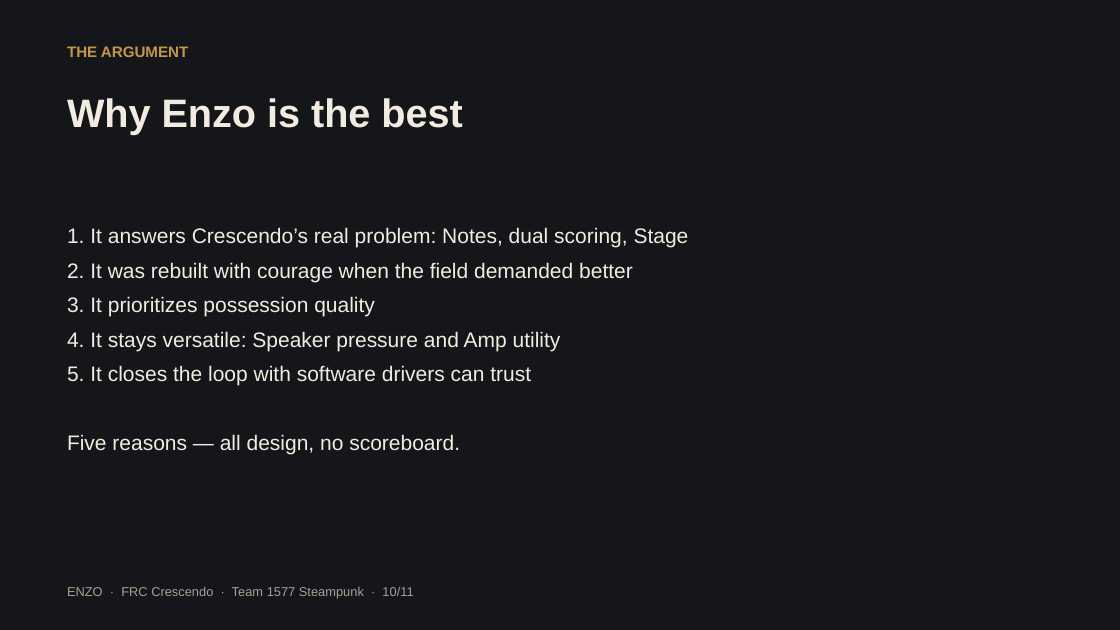
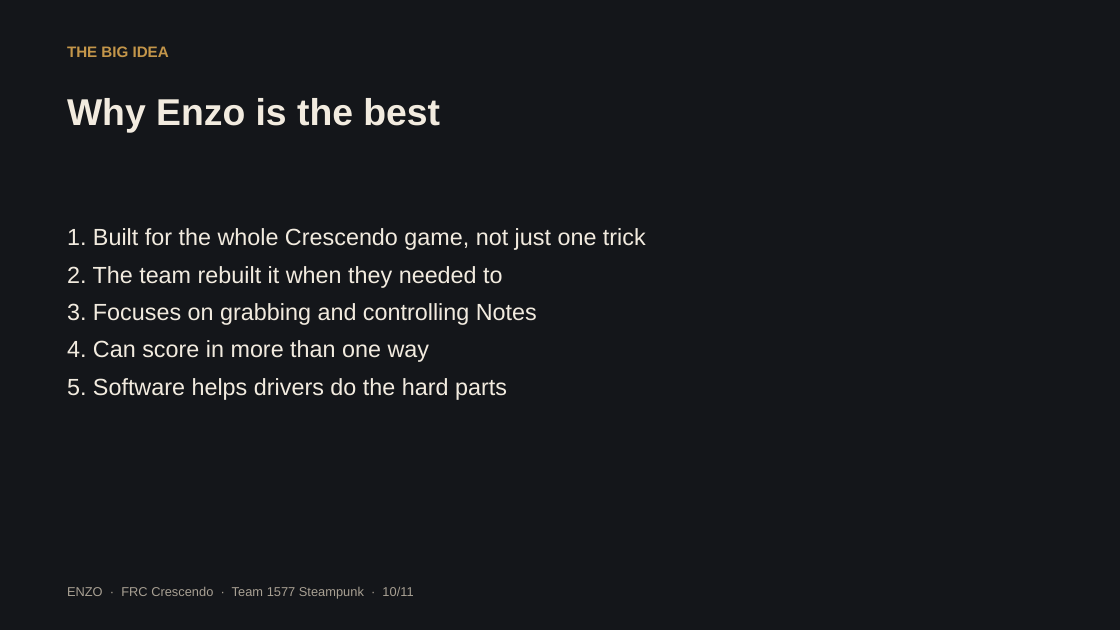
Before and after one commit to SivaBKPalla/ChittrChattr, a slide deck: slide 10 of enzo-presentation/Enzo_Crescendo_GoogleSlides.pptx. Drawn at 1120x630 pixels with LibreOffice and Linux fonts; fonts in the diff are those of the drawing. Boxes give left, top, right and bottom in pixels: in the first picture for what was removed or moved away, otherwise in the second. Text is boxed around its words. In the diff, an @@ line names an element or a change of style, - is before the commit and + after.

```diff
--- a/enzo-presentation/Enzo_Crescendo_GoogleSlides.pptx
+++ b/enzo-presentation/Enzo_Crescendo_GoogleSlides.pptx
@@ text at (x1=67, y1=46, x2=169, y2=57): text changed @@
-THE ARGUMENT
+THE BIG IDEA
@@ text "Why Enzo is the best" at (x1=67, y1=98, x2=440, y2=133): size 34 to 32 pt @@
@@ text at (x1=67, y1=228, x2=646, y2=400): text changed; size 18 to 20 pt @@
-1. It answers Crescendo’s real problem: Notes, dual scoring, Stage
-2. It was rebuilt with courage when the field demanded better
-3. It prioritizes possession quality
-4. It stays versatile: Speaker pressure and Amp utility
-5. It closes the loop with software drivers can trust
-Five reasons — all design, no scoreboard.
+1. Built for the whole Crescendo game, not just one trick
+2. The team rebuilt it when they needed to
+3. Focuses on grabbing and controlling Notes
+4. Can score in more than one way
+5. Software helps drivers do the hard parts
```
Also in this commit, not shown: 10 other slides changed, 5 other files.
